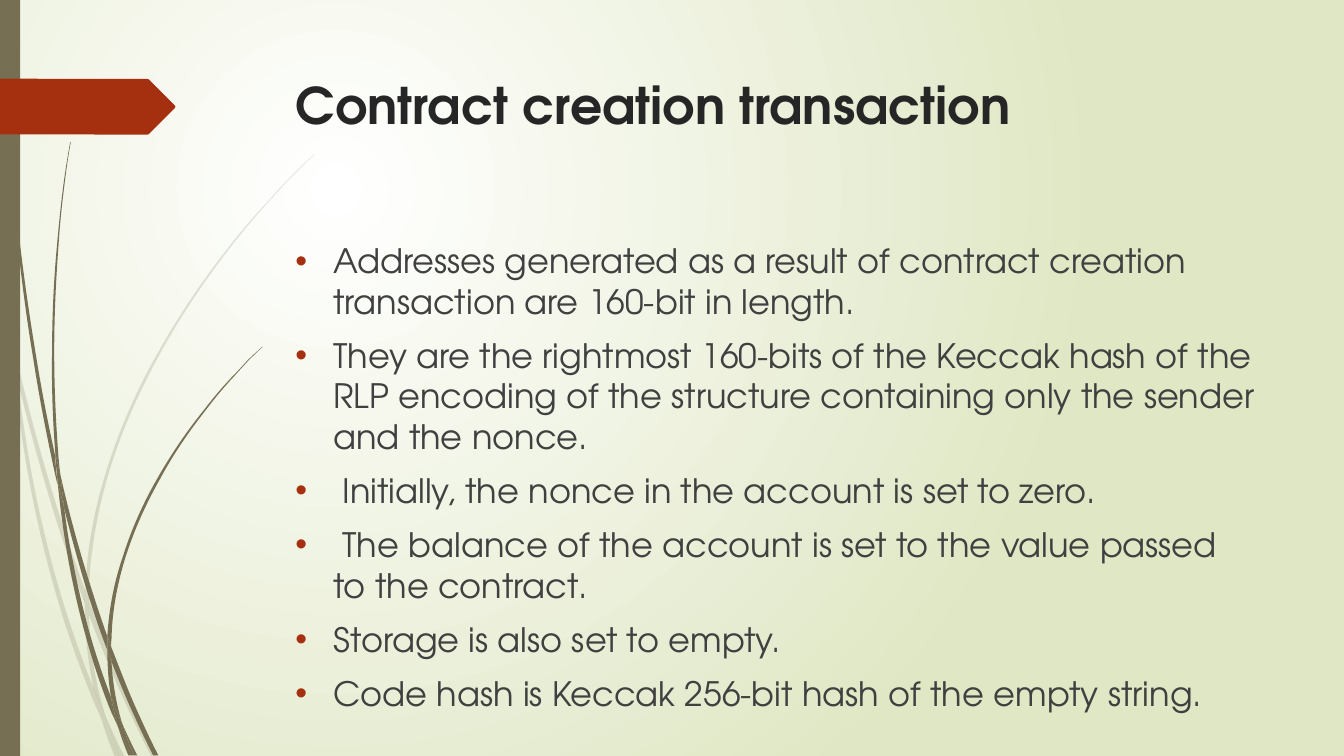
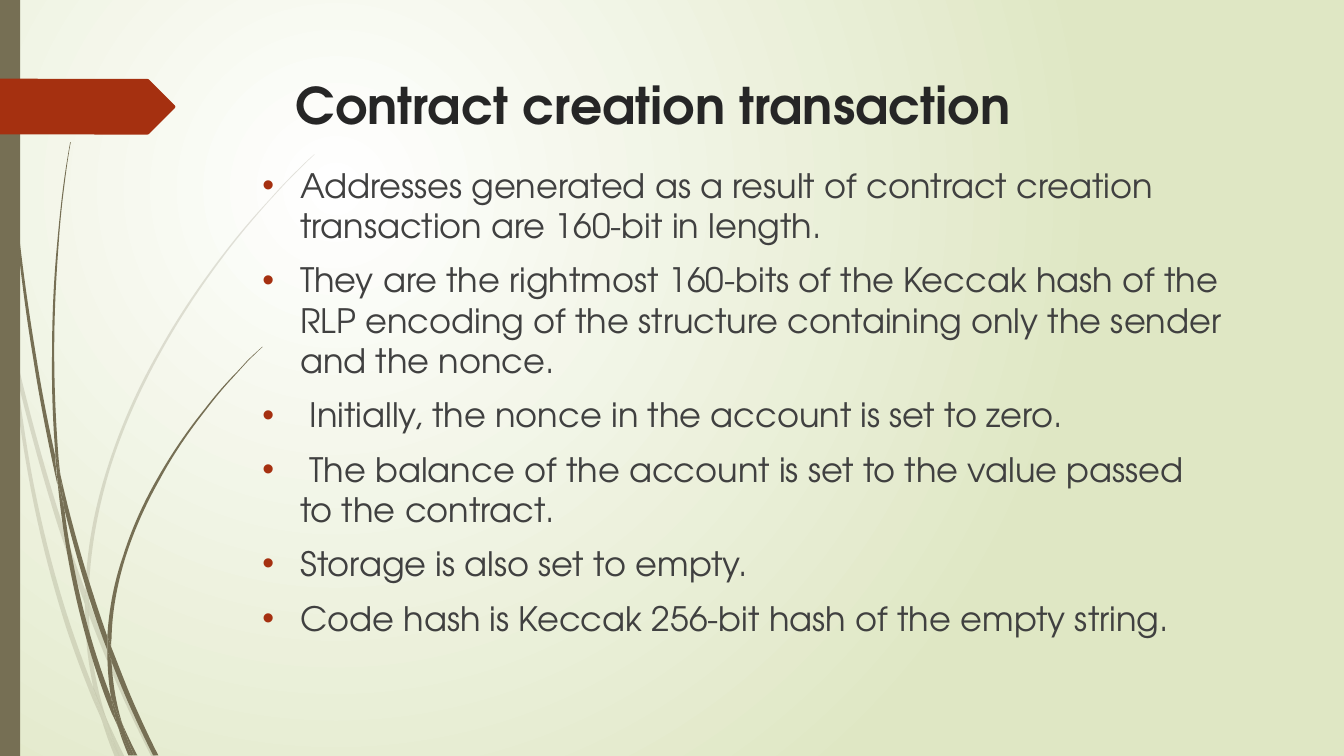
Before and after one commit to sarangparikh22/nmit-blockchain, a slide deck: slide 37 of Distributed Systems 101/Ethereum 101.pptx. Drawn at 1344x756 pixels with LibreOffice and Linux fonts; fonts in the diff are those of the drawing. Boxes give left, top, right and bottom in pixels: in the first picture for what was removed or moved away, otherwise in the second. Text is boxed around its words. In the diff, an @@ line names an element or a change of style, - is before the commit and + after.

```diff
--- a/Distributed Systems 101/Ethereum 101.pptx
+++ b/Distributed Systems 101/Ethereum 101.pptx
@@ text "Addresses generated as a result ...": place and size @@
-text "Addresses generated as a result ..." at [333,248,1254,713]
+text "Addresses generated as a result ..." at [300,173,1221,638]
```
Also in this commit, not shown: 3 other slides changed, 91 slides added, 1 other file.
